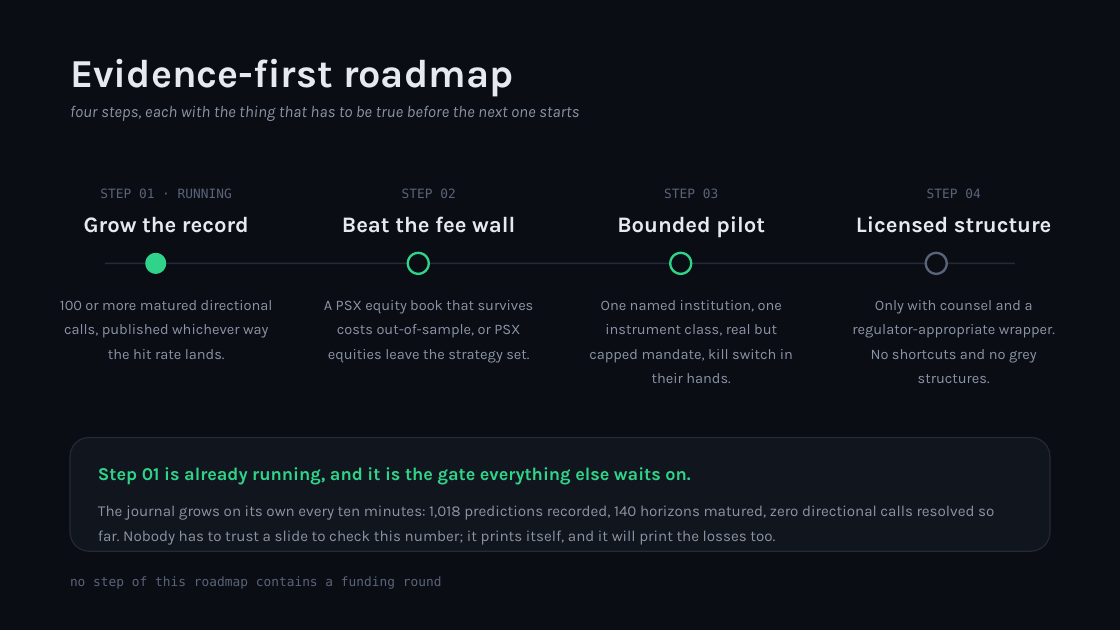
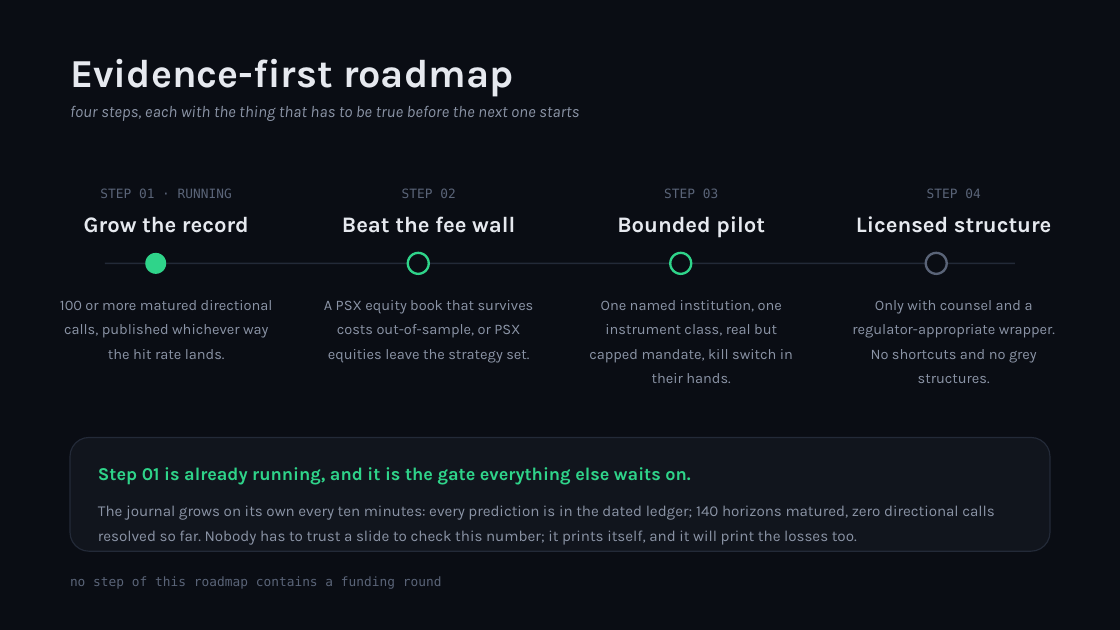
Before and after one commit to zhaider5142009-oss/kairos, a slide deck: slide 11 of docs/investors/KAIROS_Investor_Deck.pptx. Drawn at 1120x630 pixels with LibreOffice and Linux fonts; fonts in the diff are those of the drawing. Boxes give left, top, right and bottom in pixels: in the first picture for what was removed or moved away, otherwise in the second. Text is boxed around its words. In the diff, an @@ line names an element or a change of style, - is before the commit and + after.

Commit message:
The investor deck that actually gets emailed was outside the figure guard
kit_stats rewrites markdown and HTML, and tests/test_kit_figures.py checks
exactly those files. The PowerPoint in the same directory — the copy attached to
the release and forwarded to a stranger — was never read by either, and it had
gone further stale than the prose beside it: an old line count, an old module
count, the same old test total in two places, an old journaled count, an old
cycle count, and a version stamp two releases behind, under a footer claiming the
figures were verified against the repository on the day they were built.

The deck is read as text now. A .pptx is a zip of XML and its <a:t> runs flatten
into the vocabulary the rules already match, so the same checks run over it
before it can ship. The first version of that check missed three sites because
the stamp table only recognised "Version N.N.N" and "dated <date>"; a slide writes
"KAIROS vN.N.N" and "verified against the repository on <date>", and a checker
that knows one spelling reports a stale value as absent rather than wrong — the
same failure as not knowing the word "passing". Read-only on purpose: editing run
boundaries inside a binary is how a deck gets corrupted, so the test names the
value to rebuild with instead of quietly fixing it.

Guarding it cost the deck two numbers. The journal grows every ten minutes, and a
file nobody re-runs on that clock must not print a count it cannot keep current,
so the slides now carry figures stable inside a release and point at the dated
ledger for predictions journaled and autopilot cycles. Recorded as standing rule 7.

Deck rebuilt from the refreshed DECK.md: 12,354 lines, 37 modules, 259 tests,
140 matured horizons, v2.6.1, verified 2026-10-21.

```diff
--- a/docs/investors/KAIROS_Investor_Deck.pptx
+++ b/docs/investors/KAIROS_Investor_Deck.pptx
@@ text at <box>98,505,995,545</box>: text changed @@
-The journal grows on its own every ten minutes: 1,018 predictions recorded, 140 horizons matured, zero directional calls resolved so far. Nobody has to trust a slide to check this number; it prints itself, and it will print the losses too.
+The journal grows on its own every ten minutes: every prediction is in the dated ledger; 140 horizons matured, zero directional calls resolved so far. Nobody has to trust a slide to check this number; it prints itself, and it will print the losses too.
```
Also in this commit, not shown: 5 other slides changed, 10 other files.
